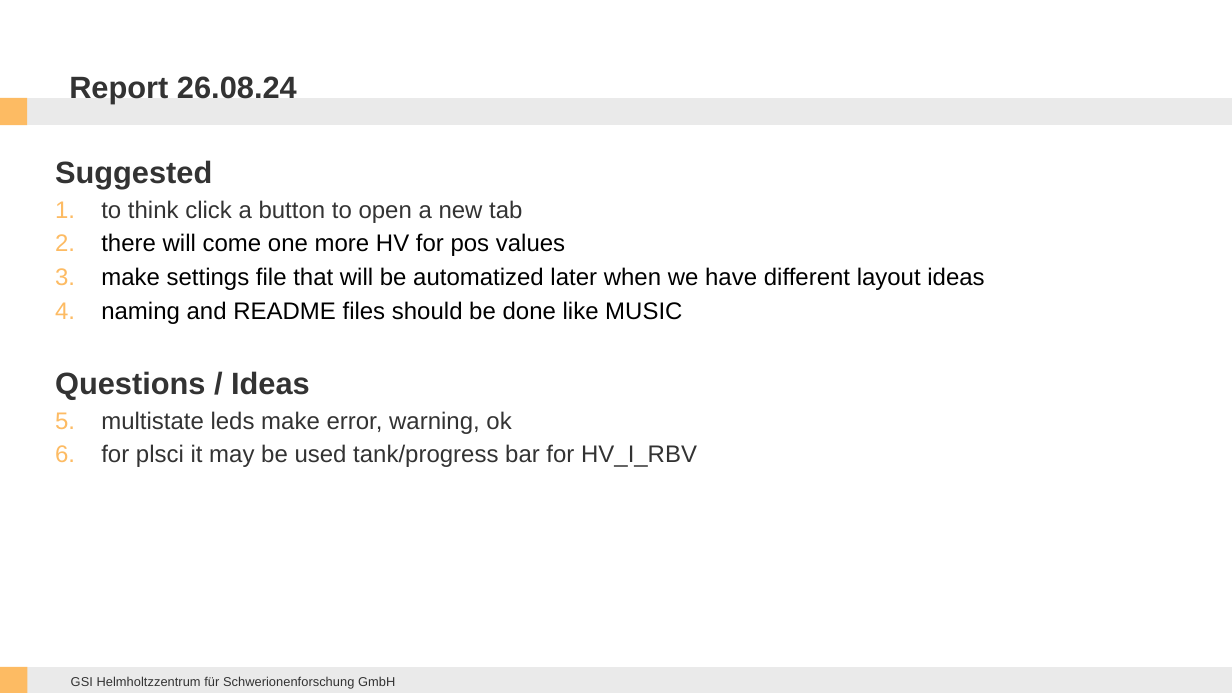
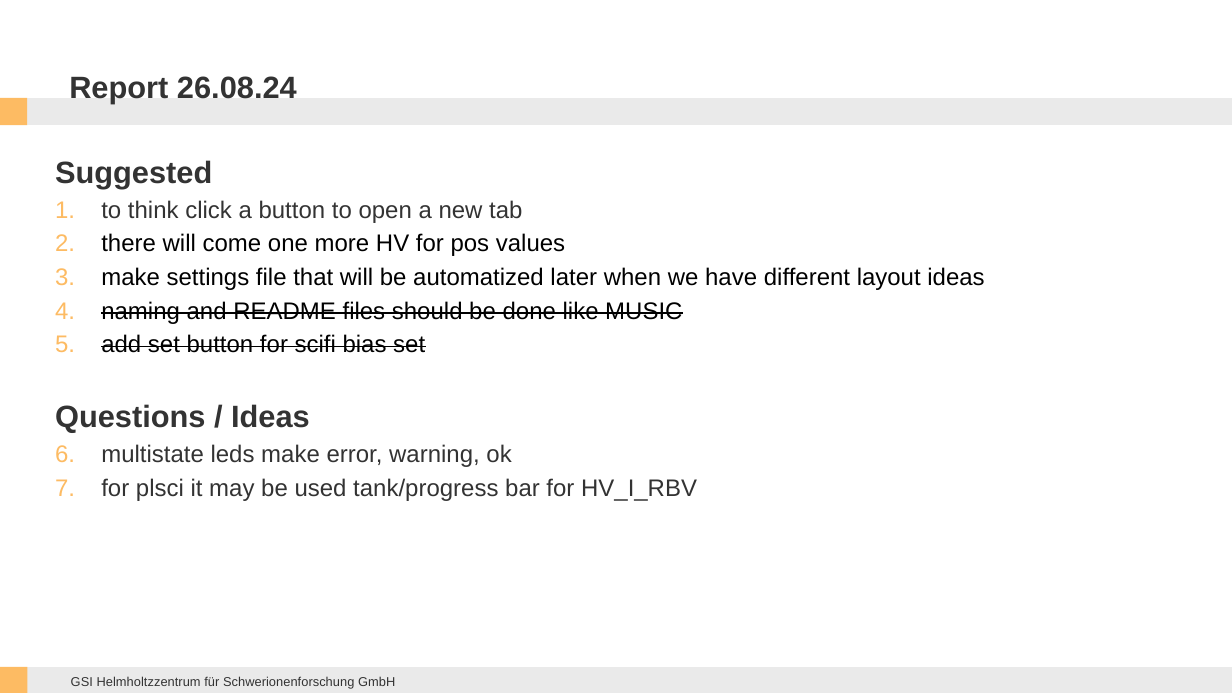
Before and after one commit to ikeshel/sfrs-dcs-epics, a slide deck: slide 19 of CSS_examples/Documentation && Report/CSS works.pptx. Drawn at 1232x693 pixels with LibreOffice and Linux fonts; fonts in the diff are those of the drawing; background and template pictures are left out. Boxes give left, top, right and bottom in pixels: in the first picture for what was removed or moved away, otherwise in the second. Text is boxed around its words. In the diff, an @@ line names an element or a change of style, - is before the commit and + after.

Commit message:
Naming and documentation updated

```diff
--- a/CSS_examples/Documentation && Report/CSS works.pptx
+++ b/CSS_examples/Documentation && Report/CSS works.pptx
@@ text at [101,301,682,324]: strikethrough on in "naming and README files should be done ..." @@
@@ text at [101,334,425,353]: paragraph added @@
+5. add set button for scifi bias set
```
Also in this commit, not shown: 10 other files.
